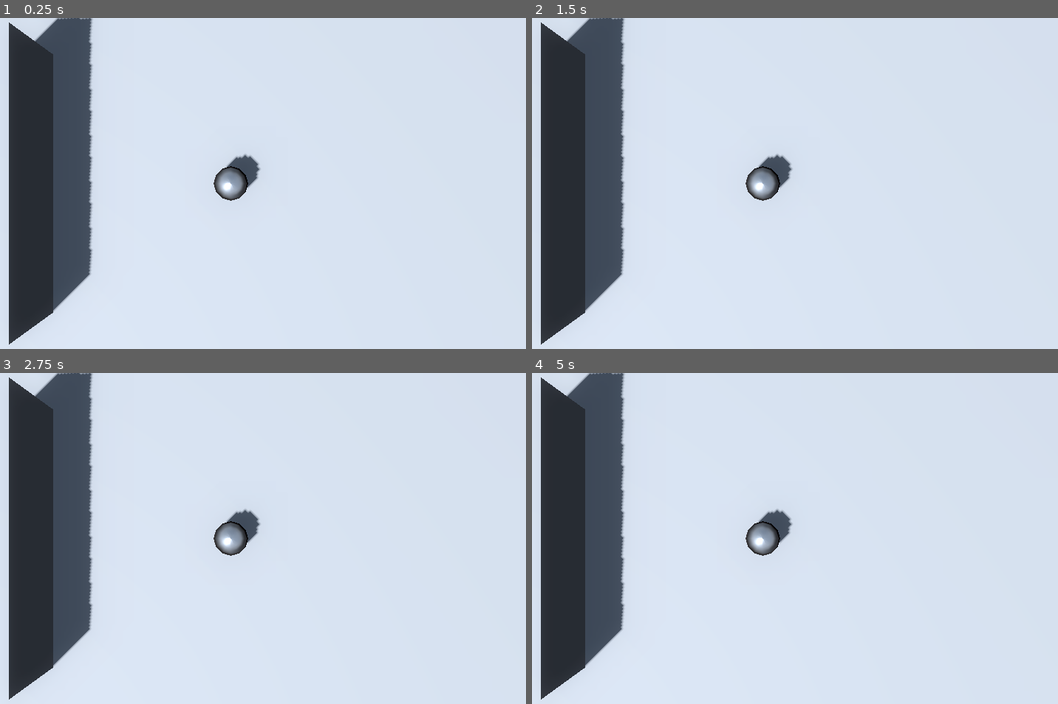
Above: before the commit, frames 1-4 (two rows, left to right).
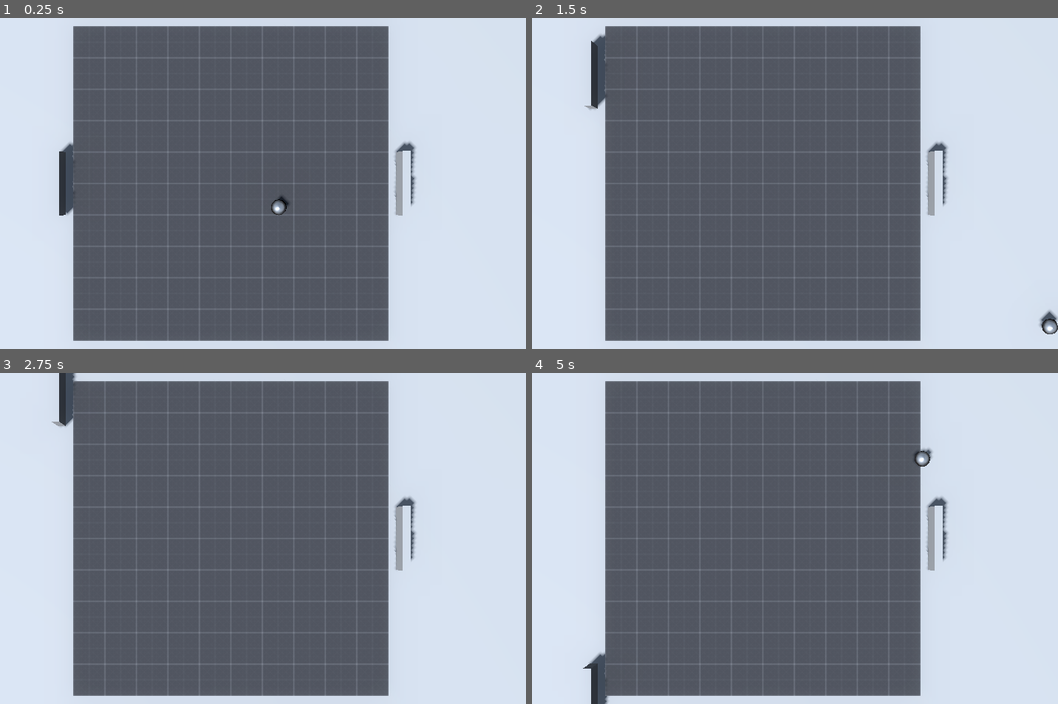
Above: after the commit, the same moments.

Repository: newtsquid-games/newtsquid-pingpong
Game: Godot game, scene res://stages/pingpong-stage.tscn
The game is run twice, just before and just after one commit, with the same random seed, the same clock (stepped at 60 frames per second) and the same inputs.
Inputs:
- Up to frame 1 (0.25 s): no input
- Up to frame 2 (1.5 s): hold W (MoveUp1, bound only after the commit) 0.53-1.28 s; hold S (MoveDown1, bound only after the commit) from 1.28 s (still down)
- Up to frame 3 (2.75 s): release S (MoveDown1, bound only after the commit) at 2.03 s; hold W (MoveUp1, bound only after the commit) from 2.03 s (still down)
- Up to frame 4 (5 s): tap Enter at 3.5 s; release W (MoveUp1, bound only after the commit) at 3.53 s; hold S (MoveDown1, bound only after the commit) from 3.53 s (still down); tap R (ResetBall, bound only after the commit) at 4.15 s

The runs differ from the first frame. In frame 1, 66% of the frame differs, in the area x 1-80%, y 0-99%; in frame 2, 66%; in frame 3, 66%; in frame 4, 67%, in the area x 1-80%, y 0-100%.

Commit message:
Added basic pong mechanics
Credit to matt for his debugging skills

Diff:
--- a/objects/Ball.tscn
+++ b/objects/Ball.tscn
@@ -1,10 +1,13 @@
-[gd_scene load_steps=2 format=3 uid="uid://b8smu855kbbhm"]
+[gd_scene load_steps=3 format=3 uid="uid://b8smu855kbbhm"]
+
+[ext_resource type="Script" path="res://objects/ball.gd" id="1_0pplm"]
 
 [sub_resource type="StandardMaterial3D" id="StandardMaterial3D_hhhmj"]
 metallic = 1.0
 roughness = 0.28
 
 [node name="Ball" type="Node3D"]
+script = ExtResource("1_0pplm")
 
 [node name="CSGSphere3D" type="CSGSphere3D" parent="."]
 radius = 0.25
--- /dev/null
+++ b/objects/Paddle.tscn
@@ -0,0 +1,9 @@
+[gd_scene load_steps=2 format=3 uid="uid://631w3dc2kkc0"]
+
+[ext_resource type="Script" path="res://objects/paddle.gd" id="1_hjem7"]
+
+[node name="PaddleRoot" type="Node3D"]
+script = ExtResource("1_hjem7")
+
+[node name="PaddleObject" type="CSGBox3D" parent="."]
+size = Vector3(0.25, 1, 2)
--- /dev/null
+++ b/objects/ball.gd
@@ -0,0 +1,67 @@
+extends Node3D
+@export var paddleRadius := 2.0
+@export var leftPaddle : Node3D
+@export var rightPaddle : Node3D
+@export var margin := 0.1
+@export var bounds = 5.0
+
+@export var hitVelocityDamping = 0.5
+
+@export var ballspeed := 1.0
+
+@export var upInput := "MoveUp1"
+@export var downInput := "MoveDown1"
+@export var resetBallInput := "ResetBall"
+
+@onready var me := $"."
+
+var rightBound := true
+var verticalVelocity := 0.5
+
+# Called when the node enters the scene tree for the first time.
+func _ready():
+	pass # Replace with function body.
+
+func _input(event):
+	if event.is_action(resetBallInput)  && event.is_pressed():
+		me.position = Vector3.ZERO
+
+
+func collisionCheck():
+
+	var atLimit = false
+
+	if me.position.z > bounds && verticalVelocity > 0:
+		verticalVelocity *= -1
+
+	if me.position.z < -bounds && verticalVelocity < 0:
+		verticalVelocity *= -1
+
+	if(me.position.x > bounds && me.position.x < bounds + margin):
+		atLimit = true
+	if(me.position.x < -bounds && me.position.x > -bounds - margin):
+		atLimit = true
+
+	if(atLimit):
+		var left = leftPaddle.getPaddlePos()
+		var right = rightPaddle.getPaddlePos()
+		print(left, right)
+		print(me.position)
+		#run if collide
+		if !rightBound && absf(left.z - me.position.z) < paddleRadius:
+			verticalVelocity = lerp(-(left.z - me.position.z), verticalVelocity, hitVelocityDamping)
+			rightBound = !rightBound
+			print("bounce rightbound!")
+		elif rightBound && absf(right.z - me.position.z) < paddleRadius:
+			verticalVelocity = lerp(-(right.z - me.position.z), verticalVelocity, hitVelocityDamping)
+			rightBound = !rightBound
+			print("bounce leftbound!")
+# Called every frame. 'delta' is the elapsed time since the previous frame.
+func _process(delta):
+	collisionCheck()
+	var horizontalSpeed = delta * ballspeed
+	if(!rightBound):
+		horizontalSpeed *= -1
+
+	me.position.x += horizontalSpeed
+	me.position.z += verticalVelocity * delta * ballspeed
--- /dev/null
+++ b/objects/paddle.gd
@@ -0,0 +1,48 @@
+extends Node3D
+
+enum direction {UP, DOWN, STATIONARY}
+@onready var paddleObj = $PaddleObject
+@onready var currentState := direction.STATIONARY
+
+@export var paddleSpeed := 1
+@export var bounds := 5.0
+@export var paddleRadius = 1.0
+
+@export var upInput := "MoveUp1"
+@export var downInput := "MoveDown1"
+
+@export var range := 5
+func getPaddlePos():
+	return paddleObj.position
+func _input(event):
+	if event.is_action(upInput)  && event.is_pressed():
+		currentState = direction.UP
+	if event.is_action(downInput) && event.is_pressed():
+		currentState = direction.DOWN
+
+	if event.is_action(upInput) && currentState == direction.UP  && event.is_released():
+		currentState = direction.STATIONARY
+	if event.is_action(downInput) && currentState == direction.DOWN && event.is_released():
+		currentState = direction.STATIONARY
+
+# Called when the node enters the scene tree for the first time.
+func _ready():
+	pass # Replace with function body.
+
+
+# Called every frame. 'delta' is the elapsed time since the previous frame.
+func _process(delta):
+
+	var travelVec := Vector3.ZERO
+
+	if currentState == direction.DOWN:
+		travelVec.z = delta * paddleSpeed
+	if currentState == direction.UP:
+		travelVec.z = -delta * paddleSpeed
+
+	paddleObj.position += travelVec
+
+	var furthestDist = bounds
+
+	paddleObj.position.z = min(paddleObj.position.z, furthestDist)
+	paddleObj.position.z = max(paddleObj.position.z, -furthestDist)
--- a/project.godot
+++ b/project.godot
@@ -15,6 +15,34 @@
 config/features=PackedStringArray("4.3", "GL Compatibility")
 config/icon="res://icon.svg"
 
+[input]
+
+MoveUp1={
+"deadzone": 0.5,
+"events": [Object(InputEventKey,"resource_local_to_scene":false,"resource_name":"","device":-1,"window_id":0,"alt_pressed":false,"shift_pressed":false,"ctrl_pressed":false,"meta_pressed":false,"pressed":false,"keycode":0,"physical_keycode":87,"key_label":0,"unicode":119,"location":0,"echo":false,"script":null)
+]
+}
+MoveDown1={
+"deadzone": 0.5,
+"events": [Object(InputEventKey,"resource_local_to_scene":false,"resource_name":"","device":-1,"window_id":0,"alt_pressed":false,"shift_pressed":false,"ctrl_pressed":false,"meta_pressed":false,"pressed":false,"keycode":0,"physical_keycode":83,"key_label":0,"unicode":115,"location":0,"echo":false,"script":null)
+]
+}
+ResetBall={
+"deadzone": 0.5,
+"events": [Object(InputEventKey,"resource_local_to_scene":false,"resource_name":"","device":-1,"window_id":0,"alt_pressed":false,"shift_pressed":false,"ctrl_pressed":false,"meta_pressed":false,"pressed":false,"keycode":0,"physical_keycode":82,"key_label":0,"unicode":114,"location":0,"echo":false,"script":null)
+]
+}
+MoveUp2={
+"deadzone": 0.5,
+"events": [Object(InputEventKey,"resource_local_to_scene":false,"resource_name":"","device":-1,"window_id":0,"alt_pressed":false,"shift_pressed":false,"ctrl_pressed":false,"meta_pressed":false,"pressed":false,"keycode":0,"physical_keycode":4194320,"key_label":0,"unicode":0,"location":0,"echo":false,"script":null)
+]
+}
+MoveDown2={
+"deadzone": 0.5,
+"events": [Object(InputEventKey,"resource_local_to_scene":false,"resource_name":"","device":-1,"window_id":0,"alt_pressed":false,"shift_pressed":false,"ctrl_pressed":false,"meta_pressed":false,"pressed":false,"keycode":0,"physical_keycode":4194322,"key_label":0,"unicode":0,"location":0,"echo":false,"script":null)
+]
+}
+
 [rendering]
 
 renderer/rendering_method="gl_compatibility"
--- a/stages/pingpong-stage.tscn
+++ b/stages/pingpong-stage.tscn
@@ -1,25 +1,32 @@
-[gd_scene load_steps=6 format=3 uid="uid://cxmo7gp8lhdcs"]
+[gd_scene load_steps=10 format=3 uid="uid://cxmo7gp8lhdcs"]
 
 [ext_resource type="Environment" uid="uid://dktyk5r37qak0" path="res://stages/pingpong-environment-settings.tres" id="1_fls30"]
 [ext_resource type="CameraAttributesPhysical" uid="uid://385dlrwvkw0c" path="res://stages/camera_attributes_physical.tres" id="2_bcsde"]
 [ext_resource type="Compositor" uid="uid://dbqx7oyu0n1vq" path="res://stages/pingpong-compositor.tres" id="3_uvw57"]
+[ext_resource type="Texture2D" uid="uid://dha4lb3ntg0es" path="res://addons/kenney_prototype_textures/dark/texture_05.png" id="4_gfbhm"]
 [ext_resource type="PackedScene" uid="uid://b8smu855kbbhm" path="res://objects/Ball.tscn" id="4_wl63h"]
+[ext_resource type="PackedScene" uid="uid://631w3dc2kkc0" path="res://objects/Paddle.tscn" id="6_duoq8"]
 
 [sub_resource type="PlaneMesh" id="PlaneMesh_rvwfe"]
+size = Vector2(20, 20)
+
+[sub_resource type="StandardMaterial3D" id="StandardMaterial3D_c4qu8"]
+albedo_texture = ExtResource("4_gfbhm")
+uv1_scale = Vector3(10, 10, 10)
+
+[sub_resource type="PlaneMesh" id="PlaneMesh_ygv2b"]
 size = Vector2(10, 10)
 
 [node name="stage3d" type="Node3D"]
 
 [node name="Camera3D" type="Camera3D" parent="."]
-transform = Transform3D(1, 0, 0, 0, 2.98023e-08, 1, 0, -1, 2.98023e-08, 0, 7, 1.19209e-07)
+transform = Transform3D(1, 0, 0, 0, 2.98023e-08, 1, 0, -1, 2.98023e-08, 0, 26, 1.19209e-07)
 environment = ExtResource("1_fls30")
 attributes = ExtResource("2_bcsde")
 compositor = ExtResource("3_uvw57")
+projection = 2
 current = true
-
-[node name="testbox" type="CSGBox3D" parent="."]
-transform = Transform3D(1, 0, 0, 0, 1, 0, 0, 0, 1, -3, 0, 0)
-size = Vector3(0.5, 2, 4)
+size = 0.02
 
 [node name="stageEnvironment" type="Node3D" parent="."]
 
@@ -42,4 +49,24 @@
 use_collision = true
 mesh = SubResource("PlaneMesh_rvwfe")
 
-[node name="Ball" parent="." instance=ExtResource("4_wl63h")]
+[node name="CSGMesh3D2" type="CSGMesh3D" parent="stageEnvironment/ground"]
+transform = Transform3D(1, 0, 0, 0, 1, 0, 0, 0, 1, 0, -0.34417, 0)
+material_override = SubResource("StandardMaterial3D_c4qu8")
+use_collision = true
+mesh = SubResource("PlaneMesh_ygv2b")
+
+[node name="Ball" parent="." node_paths=PackedStringArray("leftPaddle", "rightPaddle") instance=ExtResource("4_wl63h")]
+paddleRadius = 1.25
+leftPaddle = NodePath("../PaddleRoot")
+rightPaddle = NodePath("../PaddleRoot2")
+ballspeed = 6.0
+
+[node name="PaddleRoot2" parent="." instance=ExtResource("6_duoq8")]
+transform = Transform3D(1, 0, 0, 0, 1, 0, 0, 0, 1, 5.4, 0, 0)
+paddleSpeed = 8
+upInput = "MoveUp2"
+downInput = "MoveDown2"
+
+[node name="PaddleRoot" parent="." instance=ExtResource("6_duoq8")]
+transform = Transform3D(1, 0, 0, 0, 1, 0, 0, 0, 1, -5.4, 0, 0)
+paddleSpeed = 8
Not shown, added: addons/kenney_prototype_textures/LICENSE.txt
Binary file added: addons/kenney_prototype_textures/dark/texture_01.png
Not shown, added: addons/kenney_prototype_textures/dark/texture_01.png.import
Binary file added: addons/kenney_prototype_textures/dark/texture_02.png
Not shown, added: addons/kenney_prototype_textures/dark/texture_02.png.import
Binary file added: addons/kenney_prototype_textures/dark/texture_03.png
Not shown, added: addons/kenney_prototype_textures/dark/texture_03.png.import
Binary file added: addons/kenney_prototype_textures/dark/texture_04.png
Not shown, added: addons/kenney_prototype_textures/dark/texture_04.png.import
Binary file added: addons/kenney_prototype_textures/dark/texture_05.png
Not shown, added: addons/kenney_prototype_textures/dark/texture_05.png.import
Binary file added: addons/kenney_prototype_textures/dark/texture_06.png
(and 145 more such lines)
